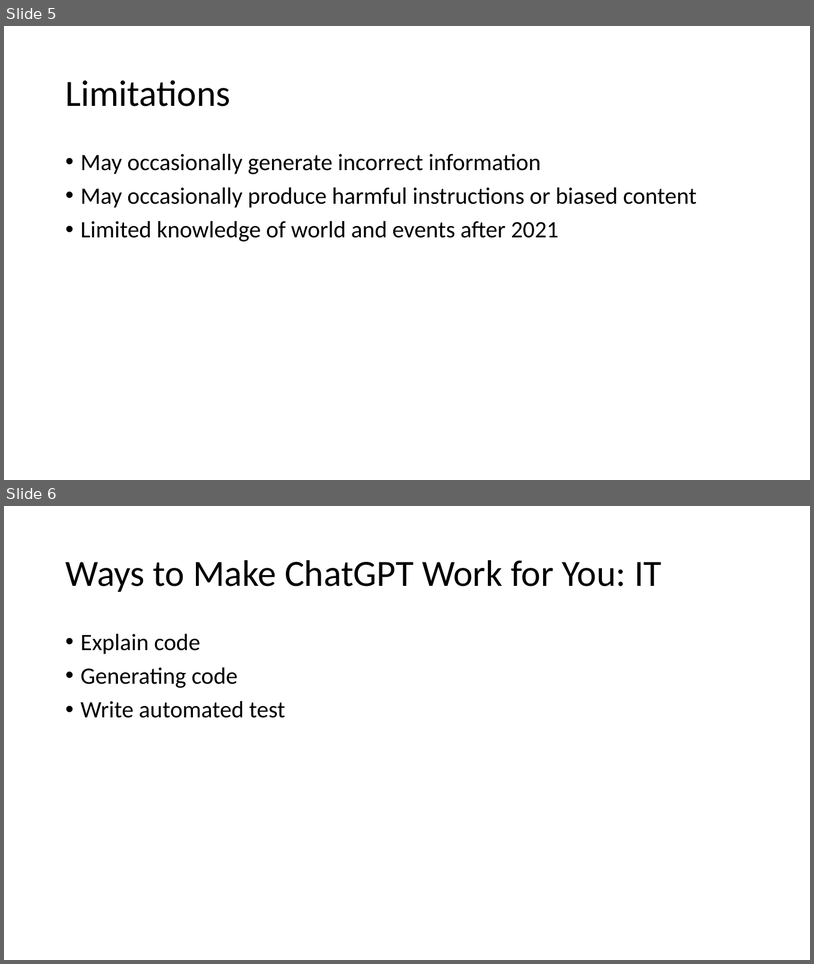
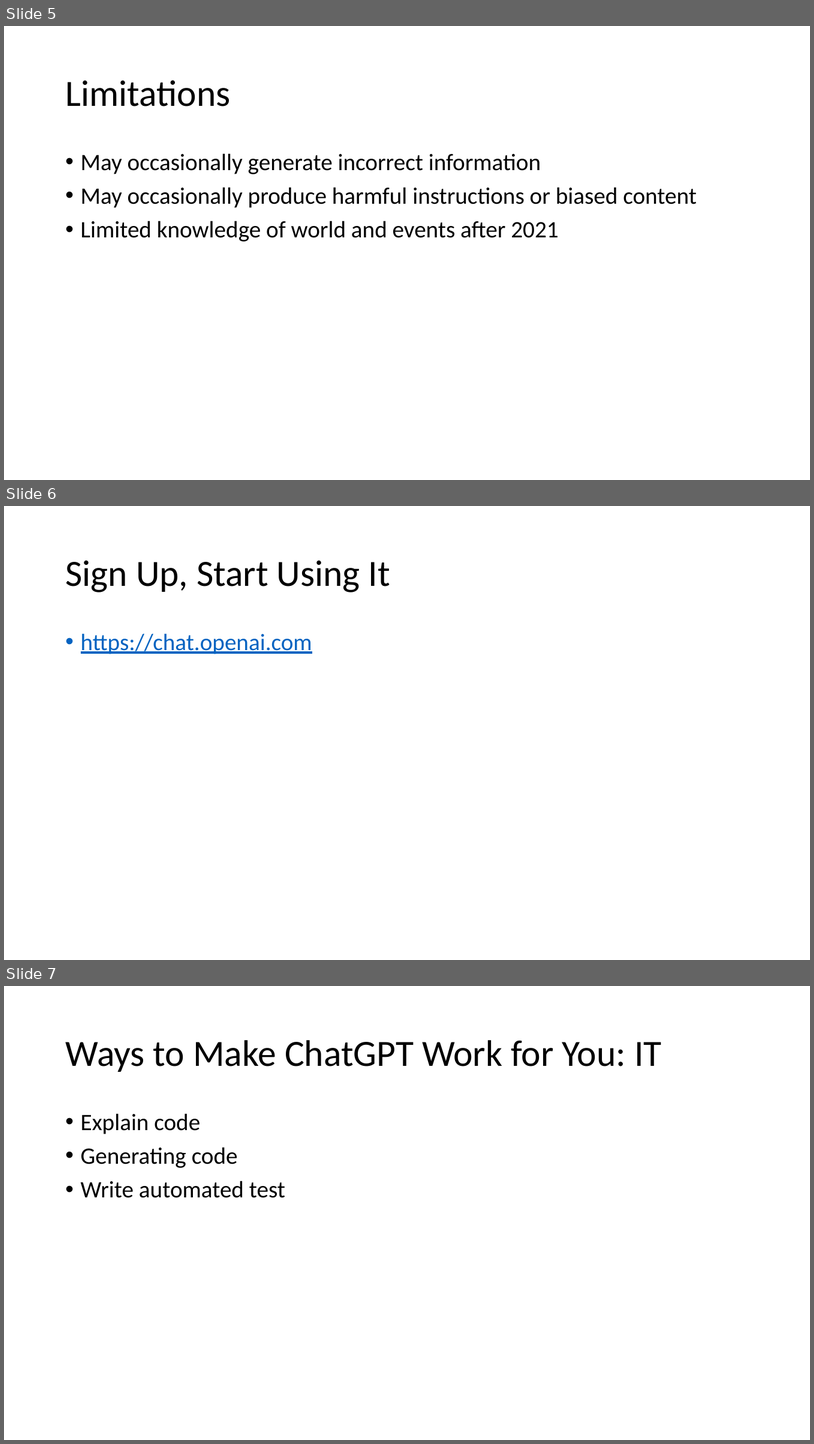
Before and after one commit to DavidGiard/Presentation-Slides, a slide deck: ChatGPT/ChatGPT.pptx. Shown one above the other, each under a label of ours: slides 5 and 6 before the commit, slides 5, 6 and 7 after it. The pictures are 814x964 and 814x1444 pixels, drawn with LibreOffice and Linux fonts; fonts in the diff are those of the drawing. Boxes give left, top, right and bottom in pixels: in the first picture for what was removed or moved away, otherwise in the second. Text is boxed around its words. In the diff, an @@ line names an element or a change of style, - is before the commit and + after.

Commit message:
ChatGPT

```diff
--- a/ChatGPT/ChatGPT.pptx
+++ b/ChatGPT/ChatGPT.pptx
@@ slide 6 added at [4,506,810,960], background #FFFFFF @@
@@ title added at [65,560,390,592], 44 pt, text #000000 @@
+Sign Up, Start Using It
@@ text added at [81,633,312,654], 28 pt, text #0563C1, underline @@
+• https://chat.openai.com
@@ what was slide 6 is now slide 7 @@
```
Also in this commit, not shown: 1 slide changed, 2 slides removed.
